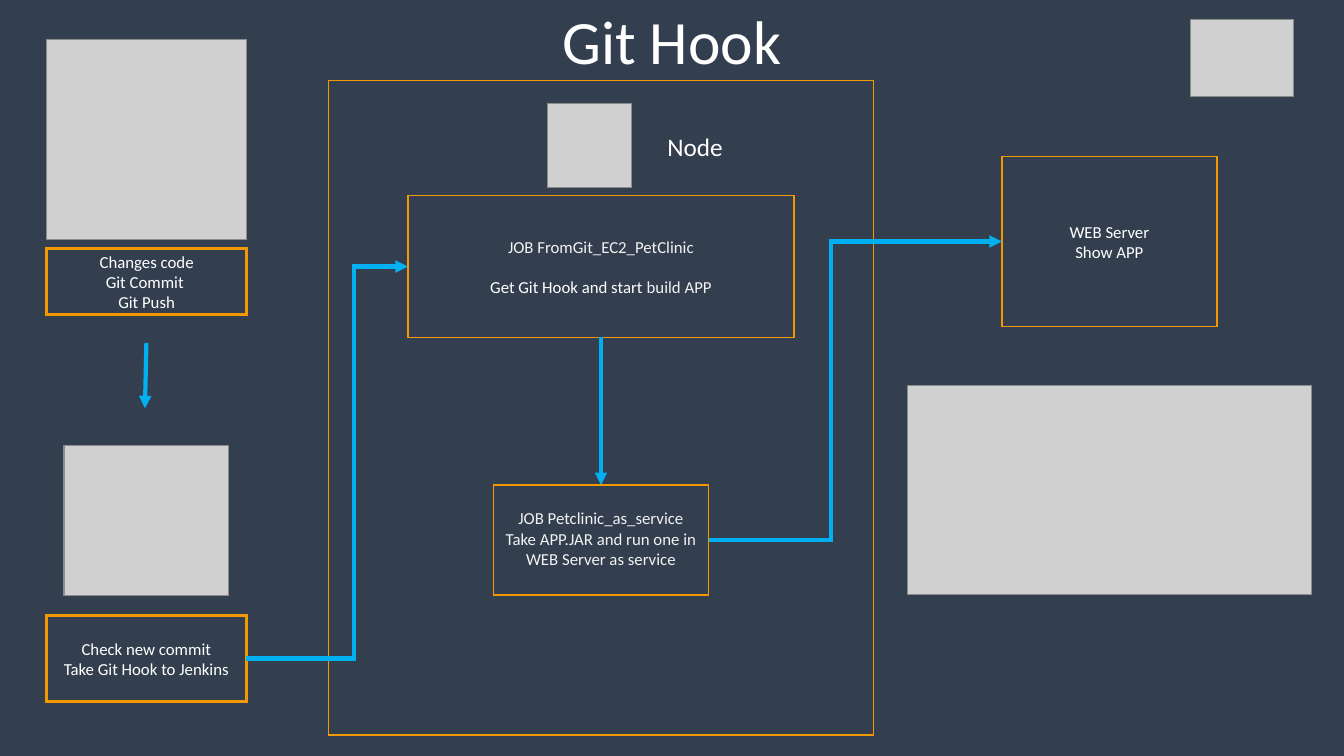
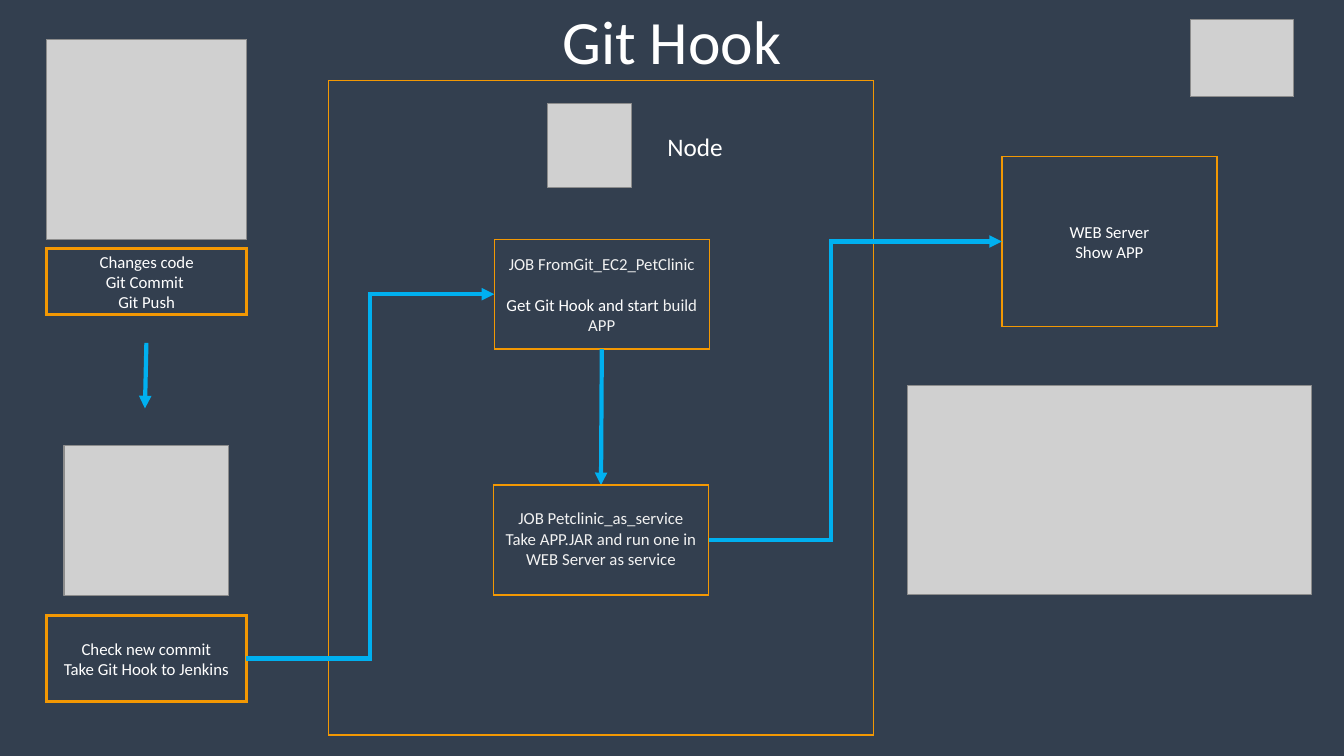
Before and after one commit to Gnoblinys/DevOps_online_Kyiv_2021Q4, a slide deck: slide 6 of m1/final_project/FinalProject.pptx. Drawn at 1344x756 pixels with LibreOffice and Linux fonts; fonts in the diff are those of the drawing; grey boxes stand for pictures. Boxes give left, top, right and bottom in pixels: in the first picture for what was removed or moved away, otherwise in the second. Text is boxed around its words. In the diff, an @@ line names an element or a change of style, - is before the commit and + after.

```diff
--- a/m1/final_project/FinalProject.pptx
+++ b/m1/final_project/FinalProject.pptx
@@ rectangle "JOB FromGit_EC2_PetClinic Get Git Hook ...": place and size @@
-rectangle "JOB FromGit_EC2_PetClinic Get Git Hook ..." at (408, 196, 795, 337)
+rectangle "JOB FromGit_EC2_PetClinic Get Git Hook ..." at (494, 240, 709, 350)
@@ elbow arrow moved from (246, 658) - (408, 266) to (246, 658) - (494, 294) @@
@@ arrow moved from (601, 338) - (601, 485) to (602, 349) - (601, 485) @@
```
Also in this commit, not shown: 3 other slides changed.
